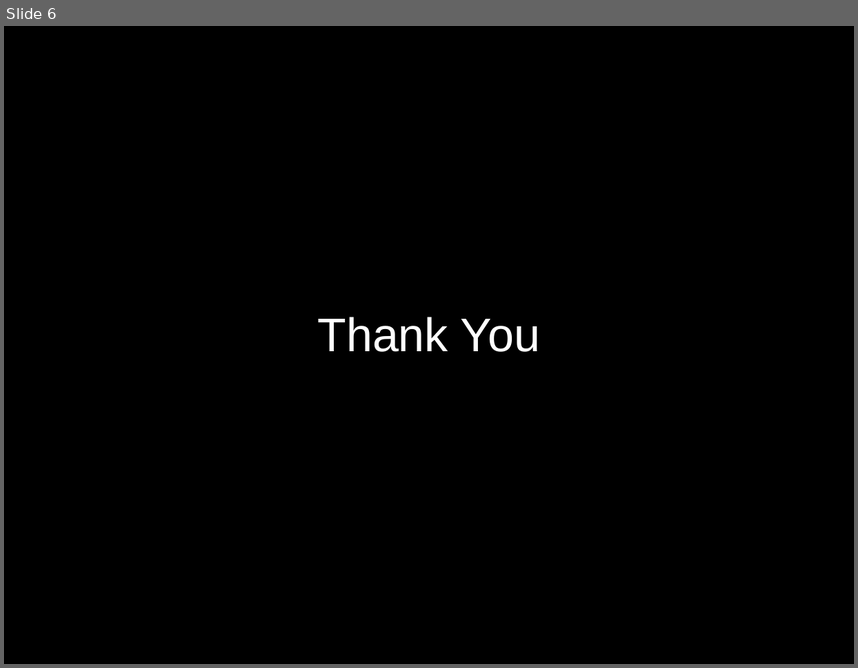
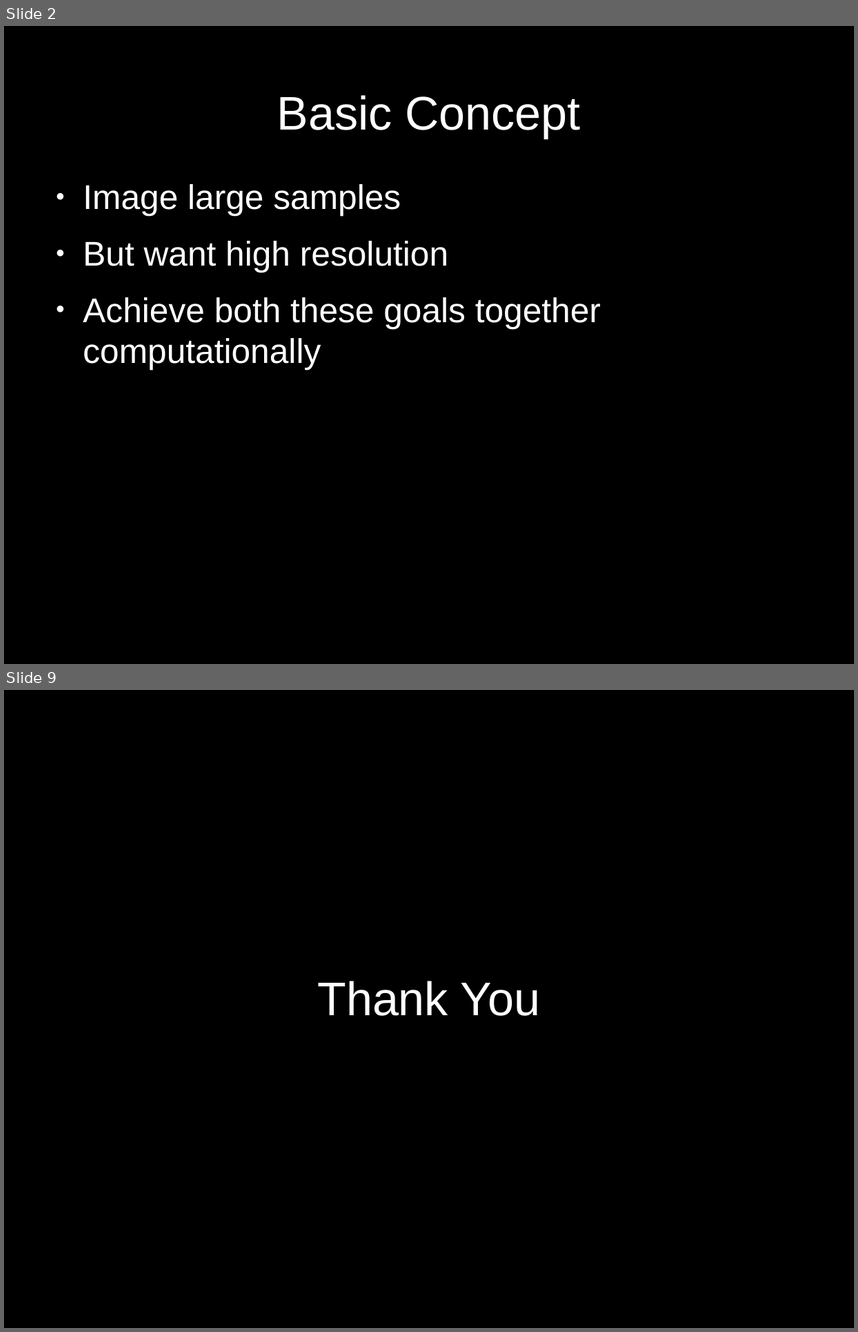
Before and after one commit to alankarkotwal/lvp-imaging, a slide deck: design/1 Approach.odp. Shown one above the other, each under a label of ours: slide 6 before the commit, slides 2 and 9 after it; the slides between them are not shown. The pictures are 858x668 and 858x1332 pixels, drawn with LibreOffice and Linux fonts; fonts in the diff are those of the drawing. Boxes give left, top, right and bottom in pixels: in the first picture for what was removed or moved away, otherwise in the second. Text is boxed around its words. In the diff, an @@ line names an element or a change of style, - is before the commit and + after.

```diff
--- a/design/1 Approach.odp
+++ b/design/1 Approach.odp
@@ slide 2 added at bbox=[4, 26, 854, 664], background #000000 @@
@@ title added at bbox=[277, 95, 580, 138], 44 pt, text #FFFFFF @@
+Basic Concept
@@ text added at bbox=[83, 184, 601, 370], 32 pt, text #FFFFFF @@
+● Image large samples
+● But want high resolution
+● Achieve both these goals together computationally
@@ what was slide 6 is now slide 9 @@
```
Also in this commit, not shown: 3 slides changed, 4 other slides added, 2 slides removed, 2 other files.
